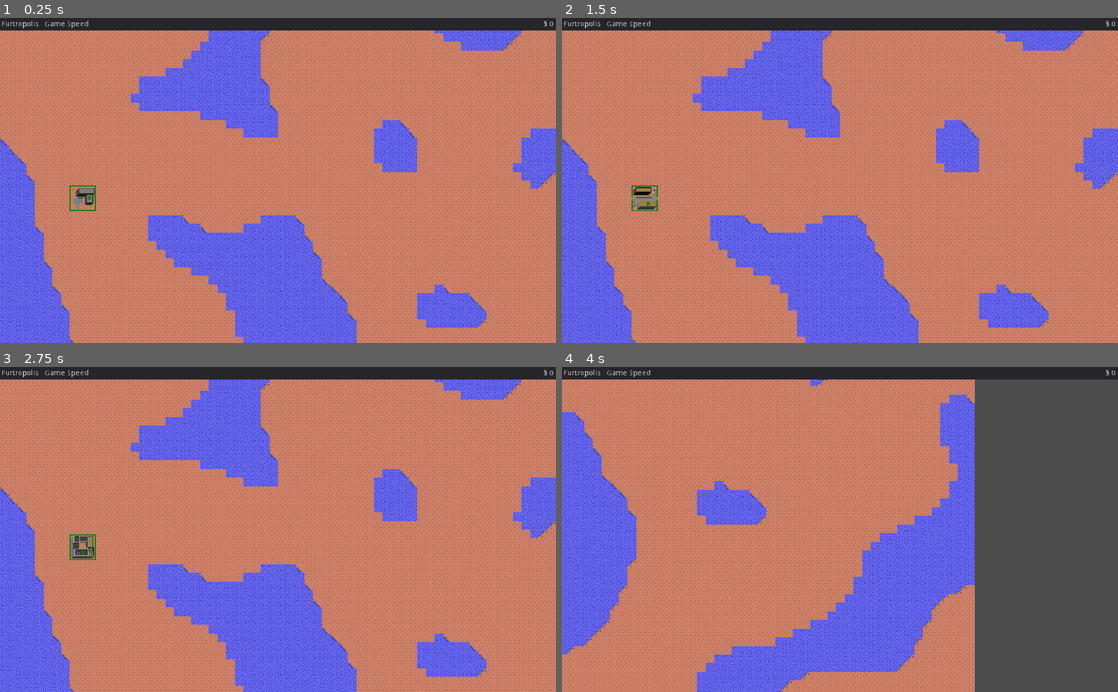
Above: before the commit, frames 1-4 (two rows, left to right).
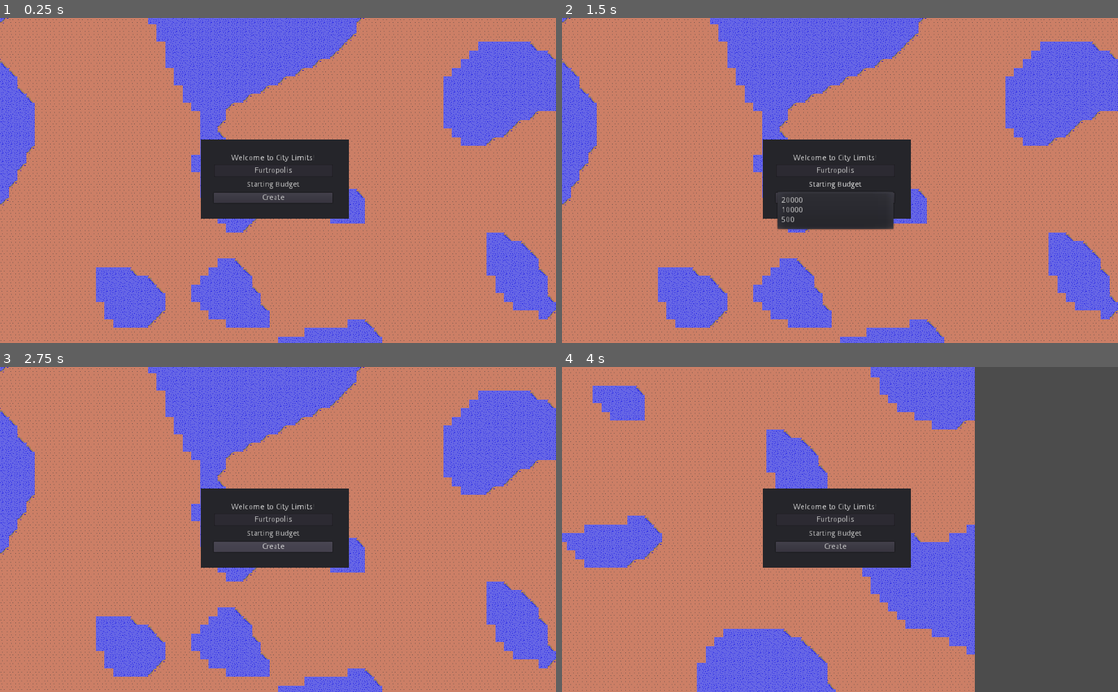
Above: after the commit, the same moments.

Repository: tonytins/citylimits
Game: Godot game, scene res://scenes/Start.tscn
Same seed, same stepped clock (60 frames per second), same inputs: the game is played once before the commit and once after it. Before the commit the project starts from res://scenes/game.tscn.
Inputs (mouse positions are in pixels of both pictures, inside the frame that each line leads up to):
- Up to frame 1 (0.25 s): no input
- Up to frame 2 (1.5 s): click (628, 24) at 0.5 s, where only the run before the commit has a clickable "Game Speed"; click (834, 183) at 1.25 s, where only the run after the commit has a clickable "Starting Budget"
- Up to frame 3 (2.75 s): click (272, 545) at 2 s, where only the run after the commit has a clickable "Create"
- Up to frame 4 (4 s): tap Enter at 2.75 s; move the mouse to (962, 513) at 2.77 s; hold Right (ui_right) 2.78-3.53 s; hold Ctrl 2.78-3.53 s; click (962, 513) at 2.92 s; move the mouse to (728, 545) at 3.52 s; hold Down (ui_down) from 3.53 s (still down); tap Ctrl at 3.6 s

The runs differ from the first frame. In frame 1, 43% of the frame differs, in the area x 0-100%, y 0-100%; in frame 2, 43%; in frame 3, 43%; in frame 4, 30%.

Commit message:
Added advisor window

Diff:
--- a/project.godot
+++ b/project.godot
@@ -15,7 +15,7 @@
 [application]
 
 config/name="City Limits"
-run/main_scene="res://scenes/game.tscn"
+run/main_scene="res://scenes/Start.tscn"
 config/icon="res://icon.png"
 config/windows_native_icon="res://icon.ico"
 
--- /dev/null
+++ b/scenes/Advise.tscn
@@ -0,0 +1,55 @@
+[gd_scene load_steps=3 format=2]
+
+[ext_resource path="res://sprites/avatars/zc.png" type="Texture" id=1]
+[ext_resource path="res://scripts/Adviser.gd" type="Script" id=2]
+
+[node name="AdvsiorNotice" type="AcceptDialog"]
+anchor_left = 0.293945
+anchor_top = 0.303333
+anchor_right = 0.706055
+anchor_bottom = 0.696667
+script = ExtResource( 2 )
+__meta__ = {
+"_edit_use_anchors_": true
+}
+advisor_name = "Zack Casey"
+rank = "City Planner"
+title = "Welcome!"
+description = "Lorem ipsum dolor sit amet, consectetur adipiscing elit. Vivamus quis facilisis purus. Donec hendrerit lectus ex, eget feugiat felis egestas a. Proin ut ornare libero. Mauris non maximus sapien. Ut gravida, metus quis finibus suscipit, lacus ante lobortis libero, sed faucibus lacus nulla hendrerit magna. Nunc tempus purus vel lectus sollicitudin faucibus ut non magna. Pellentesque id varius eros, nec dapibus tellus. Sed vitae lacus dignissim, malesuada est eget, rhoncus velit."
+avatar = ExtResource( 1 )
+
+[node name="Container" type="HSplitContainer" parent="."]
+anchor_right = 1.0
+anchor_bottom = 1.0
+margin_left = 8.0
+margin_top = 8.0
+margin_right = -8.0
+margin_bottom = -36.0
+__meta__ = {
+"_edit_use_anchors_": false
+}
+
+[node name="Advisor" type="VBoxContainer" parent="Container"]
+margin_right = 100.0
+margin_bottom = 192.0
+
+[node name="Avatar" type="TextureRect" parent="Container/Advisor"]
+margin_right = 100.0
+rect_min_size = Vector2( 100, 0 )
+
+[node name="RankLbl" type="Label" parent="Container/Advisor"]
+margin_top = 4.0
+margin_right = 100.0
+margin_bottom = 18.0
+align = 1
+
+[node name="NameLbl" type="Label" parent="Container/Advisor"]
+margin_top = 22.0
+margin_right = 100.0
+margin_bottom = 36.0
+align = 1
+
+[node name="DescriptionLbl" type="RichTextLabel" parent="Container"]
+margin_left = 112.0
+margin_right = 406.0
+margin_bottom = 192.0
--- /dev/null
+++ b/scenes/Map.tscn
@@ -0,0 +1,27 @@
+[gd_scene load_steps=5 format=2]
+
+[ext_resource path="res://sprites/water.tres" type="TileSet" id=1]
+[ext_resource path="res://scripts/Map.gd" type="Script" id=2]
+[ext_resource path="res://sprites/terrian.tres" type="TileSet" id=4]
+[ext_resource path="res://scripts/CameraMove.gd" type="Script" id=5]
+
+[node name="world" type="Node2D"]
+script = ExtResource( 2 )
+__meta__ = {
+"_edit_lock_": true
+}
+
+[node name="water" type="TileMap" parent="."]
+tile_set = ExtResource( 1 )
+cell_size = Vector2( 16, 16 )
+format = 1
+
+[node name="terrian" type="TileMap" parent="."]
+tile_set = ExtResource( 4 )
+cell_size = Vector2( 16, 16 )
+format = 1
+
+[node name="Camera2D" type="Camera2D" parent="."]
+position = Vector2( 512, 304 )
+current = true
+script = ExtResource( 5 )
--- /dev/null
+++ b/scenes/Start.tscn
@@ -0,0 +1,71 @@
+[gd_scene load_steps=3 format=2]
+
+[ext_resource path="res://scripts/StartGame.gd" type="Script" id=1]
+[ext_resource path="res://scenes/Map.tscn" type="PackedScene" id=2]
+
+[node name="SartMenu" type="Node"]
+
+[node name="World" parent="." instance=ExtResource( 2 )]
+
+[node name="Controls" type="CanvasLayer" parent="."]
+
+[node name="Start" type="Panel" parent="Controls"]
+anchor_left = 0.5
+anchor_top = 0.5
+anchor_right = 0.5
+anchor_bottom = 0.5
+margin_left = -142.0
+margin_top = -76.0
+margin_right = 130.0
+margin_bottom = 70.0
+script = ExtResource( 1 )
+__meta__ = {
+"_edit_use_anchors_": false
+}
+
+[node name="Container" type="VBoxContainer" parent="Controls/Start"]
+anchor_right = 1.0
+anchor_bottom = 1.0
+margin_left = 24.0
+margin_top = 28.0
+margin_right = -29.0
+margin_bottom = -28.0
+__meta__ = {
+"_edit_use_anchors_": true
+}
+
+[node name="Label" type="Label" parent="Controls/Start/Container"]
+margin_right = 219.0
+margin_bottom = 14.0
+text = "Welcome to City Limits!"
+align = 1
+
+[node name="CityNameEdit" type="LineEdit" parent="Controls/Start/Container"]
+margin_top = 18.0
+margin_right = 219.0
+margin_bottom = 42.0
+text = "Furtropolis"
+align = 1
+caret_blink = true
+caret_blink_speed = 0.5
+__meta__ = {
+"_edit_use_anchors_": false
+}
+
+[node name="BudgetMenu" type="MenuButton" parent="Controls/Start/Container"]
+margin_top = 46.0
+margin_right = 219.0
+margin_bottom = 66.0
+text = "Starting Budget"
+items = [ "20000", null, 0, false, false, 0, 0, null, "", false, "10000", null, 0, false, false, 1, 0, null, "", false, "500", null, 0, false, false, 2, 0, null, "", false ]
+__meta__ = {
+"_edit_use_anchors_": false
+}
+
+[node name="CreateBtn" type="Button" parent="Controls/Start/Container"]
+margin_top = 70.0
+margin_right = 219.0
+margin_bottom = 90.0
+text = "Create"
+
+[connection signal="pressed" from="Controls/Start/Container/CreateBtn" to="Controls/Start" method="_on_CreateBtn_pressed"]
--- a/scenes/game.tscn
+++ b/scenes/game.tscn
@@ -1,112 +1,96 @@
 [gd_scene load_steps=7 format=2]
 
-[ext_resource path="res://sprites/water.tres" type="TileSet" id=1]
-[ext_resource path="res://scripts/gpanel.gd" type="Script" id=2]
-[ext_resource path="res://sprites/terrian.tres" type="TileSet" id=3]
-[ext_resource path="res://scripts/world.gd" type="Script" id=4]
-[ext_resource path="res://scripts/cameramovement.gd" type="Script" id=5]
-[ext_resource path="res://scenes/Zone.tscn" type="PackedScene" id=6]
+[ext_resource path="res://scenes/Map.tscn" type="PackedScene" id=1]
+[ext_resource path="res://scenes/Advise.tscn" type="PackedScene" id=2]
+[ext_resource path="res://scripts/Status.gd" type="Script" id=3]
+[ext_resource path="res://scripts/Game.gd" type="Script" id=4]
+[ext_resource path="res://sprites/police.png" type="Texture" id=5]
+[ext_resource path="res://sprites/firestation.png" type="Texture" id=6]
 
-[node name="game" type="Node"]
+[node name="Game" type="Node"]
+script = ExtResource( 4 )
 
-[node name="world" type="Node2D" parent="."]
-script = ExtResource( 4 )
-__meta__ = {
-"_edit_lock_": true
-}
+[node name="Map" parent="." instance=ExtResource( 1 )]
 
-[node name="water" type="TileMap" parent="world"]
-tile_set = ExtResource( 1 )
-cell_size = Vector2( 16, 16 )
-format = 1
+[node name="Controls" type="CanvasLayer" parent="."]
 
-[node name="terrian" type="TileMap" parent="world"]
-tile_set = ExtResource( 3 )
-cell_size = Vector2( 16, 16 )
-format = 1
-
-[node name="Camera2D" type="Camera2D" parent="world"]
-position = Vector2( 512, 304 )
-current = true
-script = ExtResource( 5 )
-
-[node name="Resdenital" parent="world" instance=ExtResource( 6 )]
-position = Vector2( 152.043, 336.414 )
-
-[node name="ui" type="CanvasLayer" parent="."]
-
-[node name="base" type="Control" parent="ui"]
+[node name="GUI" type="Control" parent="Controls"]
 anchor_right = 1.0
 anchor_bottom = 1.0
-__meta__ = {
-"_edit_lock_": true,
-"_edit_use_anchors_": false
-}
-
-[node name="gpanel" type="Panel" parent="ui/base"]
-anchor_right = 1.0
-margin_bottom = 23.0
-script = ExtResource( 2 )
 __meta__ = {
 "_edit_use_anchors_": false
 }
 
-[node name="citymenus" type="HBoxContainer" parent="ui/base/gpanel"]
-anchor_top = 0.5
-anchor_bottom = 0.5
-margin_left = 3.0
-margin_top = -10.0
-margin_right = 166.0
-margin_bottom = 10.0
+[node name="AdvsiorNotice" parent="Controls/GUI" instance=ExtResource( 2 )]
+
+[node name="Status" type="Panel" parent="Controls/GUI"]
+anchor_top = 0.883459
+anchor_right = 0.592773
+anchor_bottom = 1.00179
+__meta__ = {
+"_edit_use_anchors_": true
+}
+
+[node name="Toolbar" type="HBoxContainer" parent="Controls/GUI/Status"]
+anchor_left = 0.00823723
+anchor_top = 0.0704225
+anchor_right = 0.98682
+anchor_bottom = 1.0
+__meta__ = {
+"_edit_use_anchors_": true
+}
+
+[node name="Status" type="VBoxContainer" parent="Controls/GUI/Status/Toolbar"]
+margin_right = 93.0
+margin_bottom = 66.0
+script = ExtResource( 3 )
+__meta__ = {
+"_edit_use_anchors_": true
+}
+
+[node name="CityNameLbl" type="Label" parent="Controls/GUI/Status/Toolbar/Status"]
+margin_right = 93.0
+margin_bottom = 14.0
+text = "City Name"
+align = 1
+
+[node name="GameSpeed" type="MenuButton" parent="Controls/GUI/Status/Toolbar/Status"]
+margin_top = 18.0
+margin_right = 93.0
+margin_bottom = 38.0
+focus_mode = 2
+text = "Game Speed"
+items = [ "Slow", null, 0, false, false, 0, 0, null, "", false, "Medium", null, 0, false, false, 1, 0, null, "", false, "Fast", null, 0, false, false, 2, 0, null, "", false ]
+
+[node name="Money" type="HBoxContainer" parent="Controls/GUI/Status/Toolbar/Status"]
+margin_top = 42.0
+margin_right = 93.0
+margin_bottom = 56.0
+alignment = 1
 __meta__ = {
 "_edit_use_anchors_": false
 }
 
-[node name="citynamelbl" type="Label" parent="ui/base/gpanel/citymenus"]
-margin_top = 3.0
-margin_right = 66.0
-margin_bottom = 17.0
-text = "City Name"
-
-[node name="gamespeed" type="MenuButton" parent="ui/base/gpanel/citymenus"]
-margin_left = 70.0
-margin_right = 163.0
-margin_bottom = 20.0
-text = "Game Speed"
-items = [ "Slow", null, 0, false, false, 0, 0, null, "", false, "Medium", null, 0, false, false, 1, 0, null, "", false, "Fast", null, 0, false, false, 2, 0, null, "", false ]
-
-[node name="citystatus" type="HBoxContainer" parent="ui/base/gpanel"]
-anchor_left = 1.0
-anchor_top = 0.5
-anchor_right = 1.0
-anchor_bottom = 0.5
-margin_left = -276.0
-margin_top = -9.5
-margin_right = -4.0
-margin_bottom = 10.5
-alignment = 2
-__meta__ = {
-"_edit_use_anchors_": false
-}
-
-[node name="currencylbl" type="Label" parent="ui/base/gpanel/citystatus"]
-margin_left = 252.0
-margin_top = 3.0
-margin_right = 259.0
-margin_bottom = 17.0
+[node name="CurrencyLbl" type="Label" parent="Controls/GUI/Status/Toolbar/Status/Money"]
+margin_left = 36.0
+margin_right = 43.0
+margin_bottom = 14.0
 text = "§"
 
-[node name="moneylbl" type="Label" parent="ui/base/gpanel/citystatus"]
-margin_left = 263.0
-margin_top = 3.0
-margin_right = 272.0
-margin_bottom = 17.0
+[node name="MoneyLbl" type="Label" parent="Controls/GUI/Status/Toolbar/Status/Money"]
+margin_left = 47.0
+margin_right = 56.0
+margin_bottom = 14.0
 text = "#"
 
-[node name="debugbtn" type="Button" parent="ui/base/gpanel"]
-visible = false
-margin_left = 932.754
-margin_top = 563.202
-margin_right = 985.754
-margin_bottom = 583.202
-text = "Debug"
+[node name="PoliceBtn" type="TextureButton" parent="Controls/GUI/Status/Toolbar"]
+margin_left = 97.0
+margin_right = 145.0
+margin_bottom = 66.0
+texture_normal = ExtResource( 5 )
+
+[node name="FireBtn" type="TextureButton" parent="Controls/GUI/Status/Toolbar"]
+margin_left = 149.0
+margin_right = 197.0
+margin_bottom = 66.0
+texture_normal = ExtResource( 6 )
--- a/scenes/titlescreen.tscn
+++ /dev/null
@@ -1,50 +0,0 @@
-[gd_scene load_steps=2 format=2]
-
-[ext_resource path="res://scripts/newgame.gd" type="Script" id=1]
-
-[node name="SartMenu" type="Control"]
-anchor_right = 1.0
-anchor_bottom = 1.0
-script = ExtResource( 1 )
-__meta__ = {
-"_edit_use_anchors_": false
-}
-
-[node name="Label" type="Label" parent="."]
-margin_left = 312.0
-margin_top = 235.0
-margin_right = 601.0
-margin_bottom = 249.0
-text = "Welcome to City Limits!"
-align = 1
-
-[node name="CityNameEdit" type="LineEdit" parent="."]
-margin_left = 312.0
-margin_top = 261.0
-margin_right = 601.0
-margin_bottom = 285.0
-text = "City Name"
-align = 1
-__meta__ = {
-"_edit_use_anchors_": false
-}
-
-[node name="BudgetMenu" type="MenuButton" parent="."]
-margin_left = 312.0
-margin_top = 294.0
-margin_right = 601.0
-margin_bottom = 314.0
-text = "Starting Budget"
-items = [ "20000", null, 0, false, false, 0, 0, null, "", false, "10000", null, 0, false, false, 1, 0, null, "", false, "500", null, 0, false, false, 2, 0, null, "", false ]
-__meta__ = {
-"_edit_use_anchors_": false
-}
-
-[node name="CreateBtn" type="Button" parent="."]
-margin_left = 312.0
-margin_top = 319.0
-margin_right = 601.0
-margin_bottom = 339.0
-text = "Create"
-
-[connection signal="pressed" from="CreateBtn" to="." method="_on_CreateBtn_pressed"]
--- /dev/null
+++ b/scripts/Adviser.gd
@@ -0,0 +1,19 @@
+extends AcceptDialog
+
+onready var avatar_texture = $Container/Advisor/Avatar
+onready var rank_label = $Container/Advisor/RankLbl
+onready var name_label = $Container/Advisor/NameLbl
+onready var description_label = $Container/DescriptionLbl
+
+export var advisor_name: String
+export var rank: String
+export var title: String
+export(String, MULTILINE) var description
+export(Texture) var avatar
+
+func _ready():
+	self.window_title = title
+	description_label.text = description
+	avatar_texture.texture = avatar
+	name_label.text = advisor_name
+	rank_label.text = rank
--- /dev/null
+++ b/scripts/Game.gd
@@ -0,0 +1,8 @@
+extends Node
+
+onready var gui = $Controls/GUI
+onready var advisor = $Controls/GUI/AdvsiorNotice
+
+# Called when the node enters the scene tree for the first time.
+func _ready():
+	advisor.show()
--- /dev/null
+++ b/scripts/StartGame.gd
@@ -0,0 +1,8 @@
+extends Panel
+
+onready var city_name = $Container/CityNameEdit.text
+
+func _on_CreateBtn_pressed():
+	SimData.city_name = city_name
+
+	get_tree().change_scene("res://scenes/Game.tscn")
--- /dev/null
+++ b/scripts/Status.gd
@@ -0,0 +1,10 @@
+extends BoxContainer
+
+onready var city_name = $CityNameLbl
+onready var money = $Money/MoneyLbl
+
+func _ready():
+	city_name.text = SimData.city_name
+
+func _process(delta):
+	money.text = str(SimData.budget)
--- a/scripts/autoload/SimData.gd
+++ b/scripts/autoload/SimData.gd
@@ -1,6 +1,6 @@
 extends Node
 
-var city_name: String = "Furtropolis"
+var city_name: String
 var year: int = 1
 var prev_quarter: int
 var quarter: int = 1
@@ -18,6 +18,8 @@
 var police_tax: int
 var power_tax: int
 
+enum GameSpeed {SLOW, MEDIUM, FAST}
+
 func starting_budget(lev: int):
 
 	if lev == 1 or lev == 0:
--- a/scripts/autoload/SimEvents.gd
+++ b/scripts/autoload/SimEvents.gd
@@ -1,5 +1,5 @@
 extends Node
 
-signal quarter_income
 signal one_time_income
 signal pay_expense
+signal game_speed
--- a/scripts/gpanel.gd
+++ /dev/null
@@ -1,7 +0,0 @@
-extends Panel
-
-func _ready():
-	$citymenus/citynamelbl.text = CityData.city_name
-
-func _process(delta):
-	$citystatus/moneylbl.text = str(CityData.budget)
--- a/scripts/newgame.gd
+++ /dev/null
@@ -1,7 +0,0 @@
-extends Control
-
-func _on_CreateBtn_pressed():
-	var city_name = $CityNameEdit.text
-	CityData.city_name = city_name
-
-	get_tree().change_scene("res://scenes/game.tscn")
Renamed: scripts/cameramovement.gd -> scripts/CameraMove.gd
Renamed: scripts/world.gd -> scripts/Map.gd
Binary file added: sprites/avatars/zc.png
Not shown, added: sprites/avatars/zc.png.import
